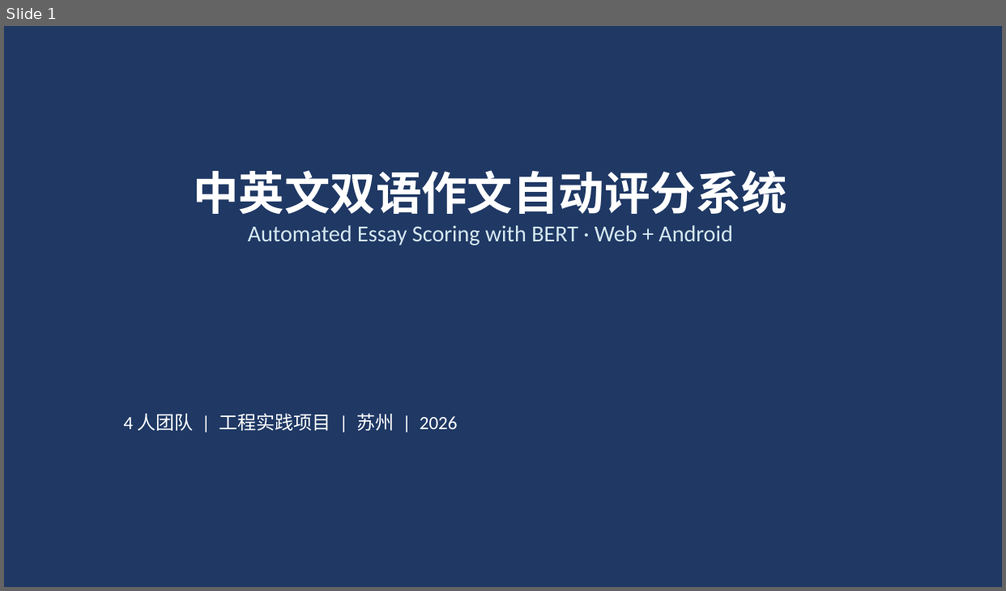
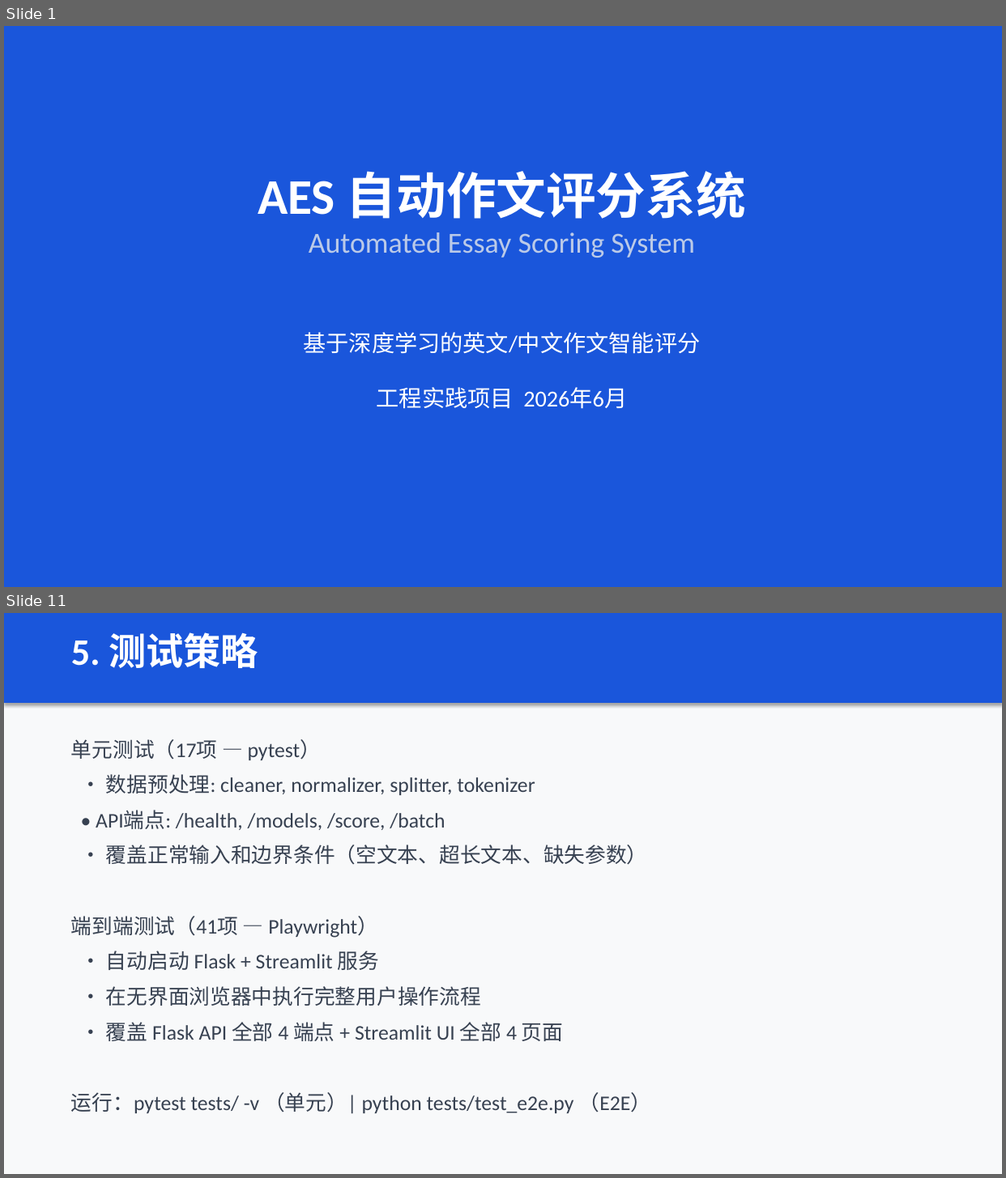
Before and after one commit to Dearsilly/lab, a slide deck: doc/AES_答辩PPT.pptx. Shown one above the other, each under a label of ours: slide 1 before the commit, slides 1 and 11 after it; the slides between them are not shown. The pictures are 1006x591 and 1006x1178 pixels, drawn with LibreOffice and Linux fonts; fonts in the diff are those of the drawing. Boxes give left, top, right and bottom in pixels: in the first picture for what was removed or moved away, otherwise in the second. Text is boxed around its words. In the diff, an @@ line names an element or a change of style, - is before the commit and + after.

```diff
--- a/doc/AES_答辩PPT.pptx
+++ b/doc/AES_答辩PPT.pptx
@@ slide 11 added at (4, 613, 1002, 1174), background #F8F9FA @@
@@ rectangle added at (4, 613, 1002, 703), fill #1A56DB @@
@@ text added at (71, 632, 258, 668), 36 pt, text #FFFFFF, bold @@
+5. 测试策略
@@ text added at (71, 739, 652, 1114), 20 pt, text #374151 @@
+单元测试（17项 — pytest）
+• 数据预处理: cleaner, normalizer, splitter, tokenizer
+• API端点: /health, /models, /score, /batch
+• 覆盖正常输入和边界条件（空文本、超长文本、缺失参数）
+端到端测试（41项 — Playwright）
+• 自动启动 Flask + Streamlit 服务
+• 在无界面浏览器中执行完整用户操作流程
+• 覆盖 Flask API 全部 4 端点 + Streamlit UI 全部 4 页面
+运行：pytest tests/ -v （单元）| python tests/test_e2e.py （E2E）
@@ slide 1 changed as well @@
@@ background #1F3864 to #1A56DB @@
@@ text at (258, 171, 746, 258): text changed; size 22 to 28 pt; text colour #D5E8F0 to #BBCAE8 @@
-中英文双语作文自动评分系统
-Automated Essay Scoring with BERT · Web + Android
+AES 自动作文评分系统
+Automated Essay Scoring System
@@ text at (303, 332, 700, 409): text changed; size 18 to 22 pt @@
-4 人团队 | 工程实践项目 | 苏州 | 2026
+基于深度学习的英文/中文作文智能评分
+工程实践项目 2026年6月
```
Also in this commit, not shown: 1 other slide changed, 10 other slides added, 11 slides removed, 3 other files.
